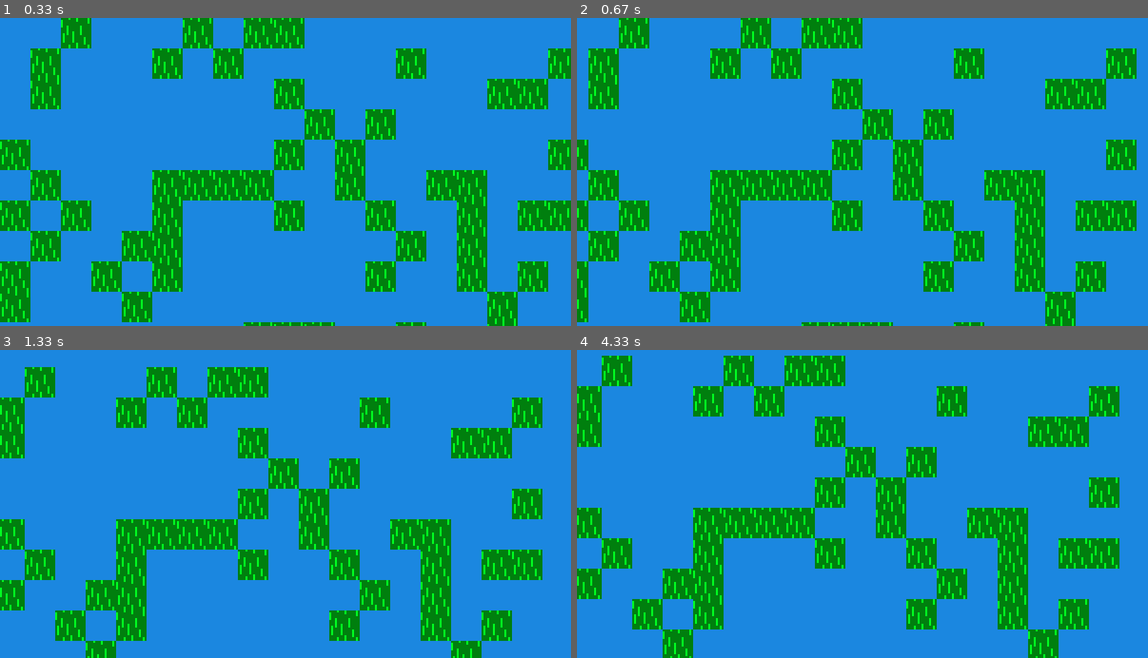
Above: before the commit, frames 1-4 (two rows, left to right).
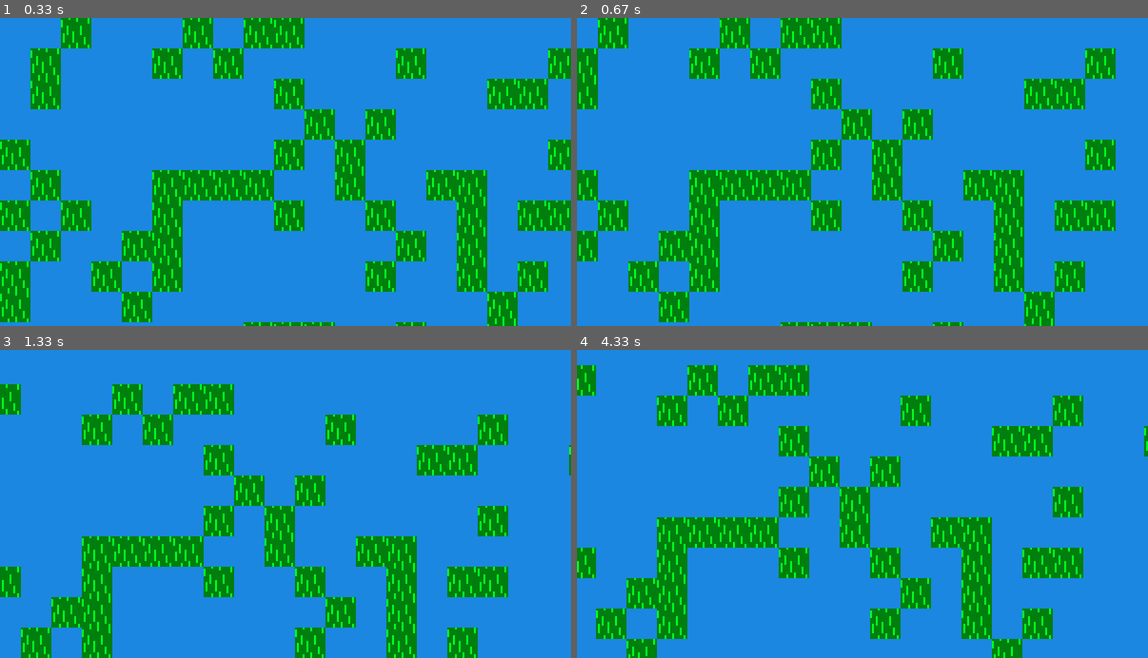
Above: after the commit, the same moments.

Repository: Goluxas/cherno-in-pygame
Game: pygame game, started from game.py
Two runs of this game, one before a commit and one after it. Both use one fixed random seed, a clock stepped at 60 frames per second and the inputs below. The source is Python 2; it was converted automatically to run under Python 3.
Inputs:
- Up to frame 1 (0.33 s): no input
- Up to frame 2 (0.67 s): hold Right from 0.33 s (still down)
- Up to frame 3 (1.33 s): release Right at 0.8 s; hold Up 0.83-1.13 s; hold Right from 1.17 s (still down)
- Up to frame 4 (4.33 s): release Right at 1.63 s; hold Left 1.67-2.2 s; hold Down 2.23-2.53 s; hold Left 2.57-2.97 s; hold Up 3-3.37 s; hold Right 3.4-4.03 s; hold Down from 4.07 s (still down)

Frame 1 is identical in both runs. In frame 2, 30% of the frame differs, in the area x 0-98%, y 0-100%; in frame 3, 33%; in frame 4, 35%, in the area x 0-100%, y 1-100%.

Commit message:
Intermission 1 - Replaced pixel-level rendering with blitting for huge fps gains

Diff:
--- a/game.py
+++ b/game.py
@@ -18,7 +18,7 @@
 
 	SCREEN_CAPTION = 'Rain'
 
-	FRAMERATE = 30.0
+	FRAMERATE = 60.0
 
 	def __init__(self):
 		self.running = False
--- a/graphics/screen.py
+++ b/graphics/screen.py
@@ -26,8 +26,27 @@
 
 	def render_tile(self, xp, yp, tile):
 		"""
-		xp, yp = x, y offsets (tile position relative to the world)
+		xp, yp = pixel-level coordinates of tile's left-top
+		         with screen offsets included
 		"""
+		# remove the screen offset from tile position
+		xp -= self.x_offset
+		yp -= self.y_offset
+
+		self.surface.blit(tile.sprite.image, (xp, yp))
+
+	def set_offset(self, dx, dy):
+		self.x_offset = dx
+		self.y_offset = dy
+
+	"""
+	# For archival purposes, this is Cherno's pixel-level
+	# render method for tiles, as in Episode 38. This works
+	# in Pygame, but is much less efficient than the blit
+	# method. (Swapping from this to blit made FPS jump from
+	# ~30 to ~730!)
+	def render_tile_pixelwise(self, xp, yp, tile):
+		# xp, yp = x, y offsets (tile position relative to the world)
 		xp -= self.x_offset
 		yp -= self.y_offset
 
@@ -44,7 +63,4 @@
 				pixels[xa, ya] = tile.sprite.image.get_at((x, y))
 
 		del pixels
-
-	def set_offset(self, dx, dy):
-		self.x_offset = dx
-		self.y_offset = dy
+	"""
